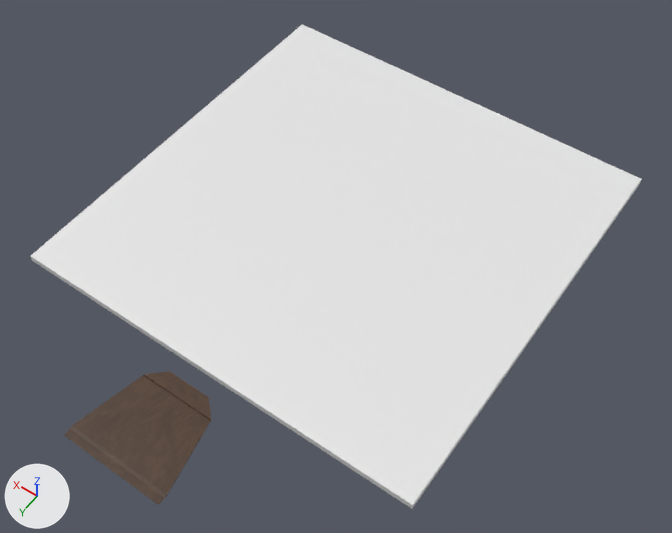
The Blender file assets/hill_1.blend as it was, and as the next commit left it.
Both versions are drawn from a 50 mm lens placed at (-796.0, 967.0, 1607.0), pointed at (-57.0, -67.0, -18.0). Arrows for +X, +Y and +Z are at lower left; the lights stay in place. The first picture is the older version. Objects named as collision shapes, trigger or cutter boxes, shadow casters or lower levels of detail are left out.

Objects in the first picture: 'Plane', 'Trench'.
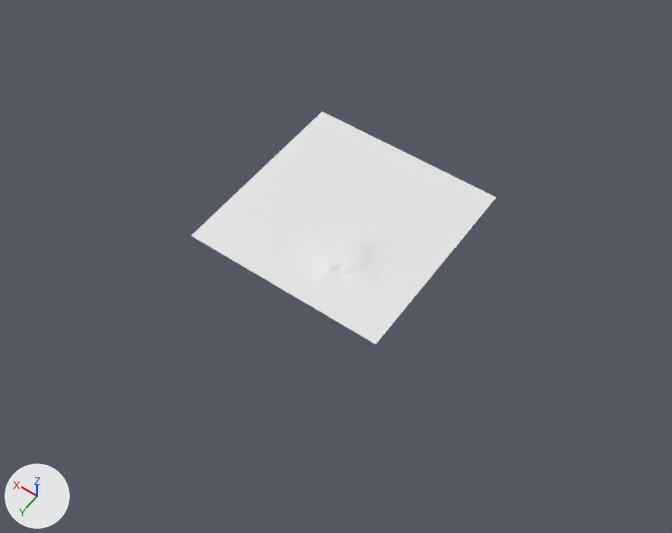
Changed parts and their boxes (x1, y1, x2, y2) in the pictures (672 x 533 px):
'Plane', rescaled (50% narrower, 52% shorter)
    before: (31, 24, 641, 509)
    after: (191, 112, 496, 344)
'Trench', deleted (brown)
    before: (64, 371, 211, 505)

The change in detail:
Object 'Trench' (ob_trench) is deleted.
Object 'Plane' (ob_plane) is rescaled from (500.0, 500.0, 501.0) to (250.0, 250.0, 277.0).
